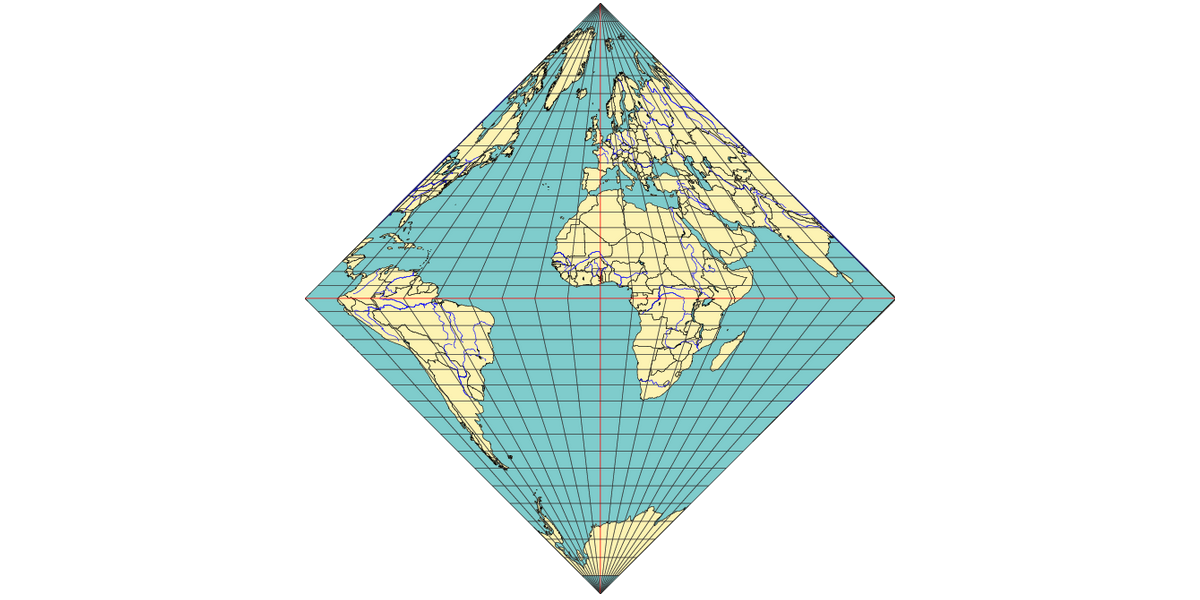
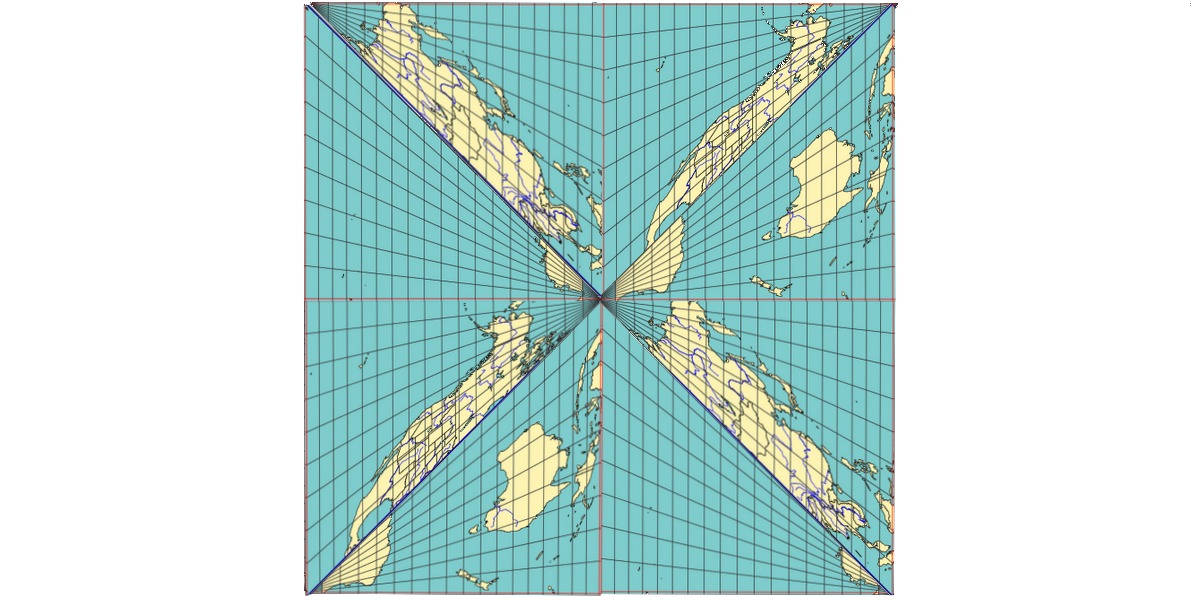
Before/after of a 1200x600 layered artwork. What changed in the layer stack:
"rotated2": opacity 0% → 100%, painted on it over [303, 3, 896, 596]
"rotated": opacity 0% → 100%, painted on it over [306, 2, 899, 596]
"translated1": opacity 0% → 100%, painted on it over [304, 3, 1191, 592]
"back": opacity 0% → 100%, painted on it over [305, 3, 1191, 592]
